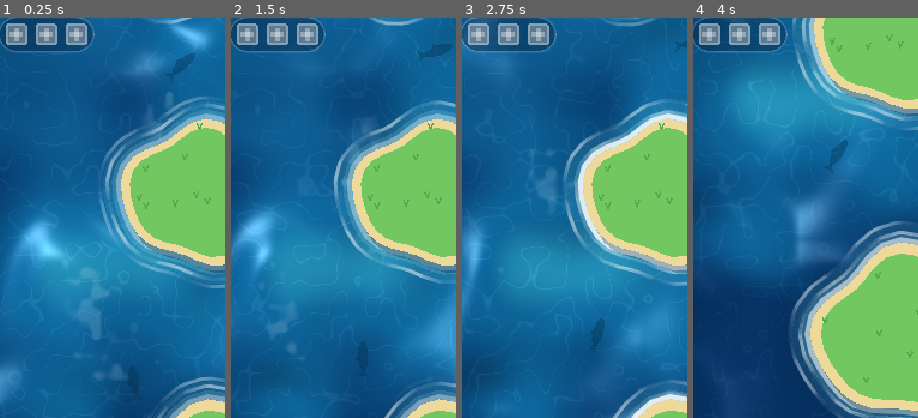
Above: before the commit, frames 1-4 (left to right).
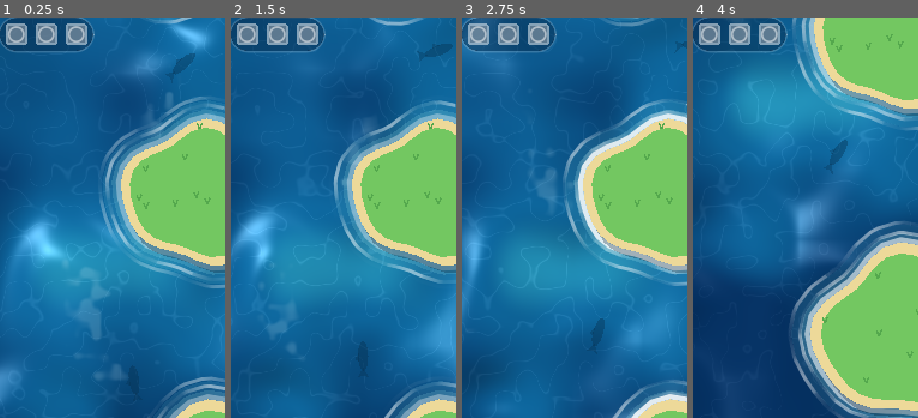
Above: after the commit, the same moments.

Repository: msagimbekov/ggjumps
Game: Godot game, scene res://scenes/main.tscn
Same seed, same stepped clock (60 frames per second), same inputs: the game is played once before the commit and once after it.
Inputs (mouse positions are % of the whole screen's width and height, from its top left):
- Up to frame 1 (0.25 s): no input
- Up to frame 2 (1.5 s): move the mouse to (72, 45) at 0.52 s; click (72, 45) at 0.67 s; drag from (30, 55) to (45, 70) at 1.27 s
- Up to frame 3 (2.75 s): move the mouse to (60, 28) at 2.02 s; click (60, 28) at 2.17 s
- Up to frame 4 (4 s): drag from (45, 70) to (20, 35) at 2.77 s; move the mouse to (80, 65) at 3.52 s; click (80, 65) at 3.67 s
The pictures show only the part of the screen within x 4-54%, y 11-61%; the shares and areas given below are measured in that part.

The runs differ from the first frame. In frame 1, 0.7% of the frame differs, in the area x 3-38%, y 2-7%; in frame 2, 0.6%; in frame 3, 0.6%; in frame 4, 0.6%.

Commit message:
Life pickup: crate with a mini bubble; bring back the gold radar lens
Co-Authored-By: Claude Sonnet 5.5 <noreply@anthropic.com>

Diff:
--- a/scripts/pickup.gd
+++ b/scripts/pickup.gd
@@ -1,8 +1,7 @@
 class_name Pickup
 extends Node2D
-## A crate sitting on an island. LIFE: a white wooden first-aid crate with a red cross, three of
-## them give a life. RADAR: a dark steel crate with a gold radar on it, switches the landing line on
-## for a while. Collected by settling on it; settling on its island anywhere else makes it vanish.
+## A collectable sitting on an island. LIFE: a white wooden crate holding a small bubble, three of
+## them give a life. RADAR: a gold radar lens, switches the landing line on for a while. Collected by settling on it; settling on its island anywhere else makes it vanish.
 ## Child of its Land, so it rides along on moving islands.
 
 enum Kind { LIFE, RADAR }
@@ -12,10 +11,9 @@
 const COLLECT_TIME := 0.9
 const VANISH_TIME := 0.5
 const HALF := 16.0  # half the crate's side at scale 1
-const RED := Color(0.90, 0.16, 0.20)
+const BUBBLE := Color(0.30, 0.80, 1.0)
 const WOOD := Color(0.55, 0.38, 0.22)
 const CREAM := Color(0.97, 0.94, 0.86)
-const STEEL := Color(0.15, 0.26, 0.37)
 const GOLD := Color(1.0, 0.82, 0.25)
 
 var kind := Kind.LIFE
@@ -39,7 +37,7 @@
 
 
 func _tone() -> Color:
-	return RED if kind == Kind.LIFE else GOLD
+	return BUBBLE if kind == Kind.LIFE else GOLD
 
 
 ## Collected: pops up and fades, with a ring, sparkles and a floating note.
@@ -138,49 +136,48 @@
 	return pulse * smoothstep(0.0, 0.5, left)
 
 
-## One crate, centred on `pos`, about 32 px wide at scale 1. `fill` 0 is a dark empty slot (HUD),
-## 1 the full crate.
+## One pickup, centred on `pos`. LIFE: a white wooden crate holding a small bubble (half the
+## player's size), about 32 px wide at scale 1; `fill` 0 is a dark empty slot (HUD), 1 the full
+## crate. RADAR: the gold radar lens on its own.
 static func draw_box(ci: CanvasItem, pos: Vector2, s: float, k: Kind, fill: float, alpha: float, sweep := 0.0) -> void:
 	if s <= 0.01 or alpha <= 0.0:
 		return
+	if k == Kind.RADAR:
+		draw_lens(ci, pos, s, alpha * fill, sweep)
+		return
 	var h := HALF * s
-	var outer := _rounded(pos, h, 4.0 * s)
-	var inner := _rounded(pos, h - 3.0 * s, 2.5 * s)
-	var edge: Color
-	var face: Color
-	if k == Kind.LIFE:
-		edge = WOOD.lerp(Color(1, 1, 1, 0.5), 1.0 - fill)
-		face = CREAM.lerp(Color(0.0, 0.1, 0.2, 0.3), 1.0 - fill)
-	else:
-		edge = GOLD.lerp(Color(1, 1, 1, 0.5), 1.0 - fill)
-		face = STEEL.lerp(Color(0.0, 0.1, 0.2, 0.3), 1.0 - fill)
+	var edge := WOOD.lerp(Color(1, 1, 1, 0.5), 1.0 - fill)
+	var face := CREAM.lerp(Color(0.0, 0.1, 0.2, 0.3), 1.0 - fill)
 	edge.a *= alpha
 	face.a *= alpha
-	ci.draw_colored_polygon(outer, edge)
-	ci.draw_colored_polygon(inner, face)
-	if k == Kind.LIFE:
-		var plank := Color(WOOD.r, WOOD.g, WOOD.b, 0.28 * fill * alpha)
-		ci.draw_line(pos + Vector2(-h + 4.0 * s, -h * 0.5), pos + Vector2(h - 4.0 * s, -h * 0.5), plank, 1.5 * s)
-		ci.draw_line(pos + Vector2(-h + 4.0 * s, h * 0.5), pos + Vector2(h - 4.0 * s, h * 0.5), plank, 1.5 * s)
-		var cross := Color(RED.r, RED.g, RED.b, alpha).lerp(Color(1, 1, 1, 0.35 * alpha), 1.0 - fill)
-		var arm := 4.0 * s
-		var reach := h * 0.62
-		ci.draw_rect(Rect2(pos + Vector2(-arm, -reach), Vector2(arm * 2.0, reach * 2.0)), cross)
-		ci.draw_rect(Rect2(pos + Vector2(-reach, -arm), Vector2(reach * 2.0, arm * 2.0)), cross)
-	else:
-		for corner: Vector2 in [Vector2(-1, -1), Vector2(1, -1), Vector2(1, 1), Vector2(-1, 1)]:
-			ci.draw_circle(pos + corner * (h - 5.0 * s), 1.6 * s, Color(GOLD.r, GOLD.g, GOLD.b, 0.8 * fill * alpha))
-		draw_lens(ci, pos, 0.55 * s, alpha * fill, sweep)
+	ci.draw_colored_polygon(_rounded(pos, h, 4.0 * s), edge)
+	ci.draw_colored_polygon(_rounded(pos, h - 3.0 * s, 2.5 * s), face)
+	draw_bubble(ci, pos, 11.0 * s, fill, alpha)
 
 
-## The radar image: ring, four ticks, centre dot and a sweeping wedge.
+## A small copy of the player's bubble (same colours); `fill` 0 is just a faint outline.
+static func draw_bubble(ci: CanvasItem, pos: Vector2, r: float, fill: float, alpha: float) -> void:
+	var line := Color(1, 1, 1, 0.5).lerp(Color(0.10, 0.50, 0.80), fill)
+	line.a *= alpha
+	if fill > 0.0:
+		ci.draw_circle(pos, r, Color(0.30, 0.80, 1.0, 0.95 * fill * alpha))
+		ci.draw_circle(pos + Vector2(-0.12, -0.18) * r, r * 0.7, Color(0.62, 0.95, 1.0, 0.5 * fill * alpha))
+		ci.draw_circle(pos + Vector2(-0.32, -0.36) * r, r * 0.25, Color(1, 1, 1, 0.85 * fill * alpha))
+		ci.draw_circle(pos + Vector2(0.22, 0.38) * r, r * 0.11, Color(1, 1, 1, 0.5 * fill * alpha))
+	ci.draw_arc(pos, r, 0.0, TAU, 24, line, maxf(r * 0.09, 1.2), true)
+
+
+## The radar lens: ring, four ticks, centre dot and a sweeping wedge.
 static func draw_lens(ci: CanvasItem, pos: Vector2, s: float, alpha: float, sweep: float) -> void:
 	if s <= 0.01 or alpha <= 0.0:
 		return
+	var dark := Color(0.62, 0.42, 0.05, 0.55 * alpha)
 	var gold := Color(GOLD.r, GOLD.g, GOLD.b, alpha)
-	ci.draw_arc(pos, 13.0 * s, 0.0, TAU, 28, gold, 3.2 * s, true)
+	ci.draw_arc(pos, 13.0 * s, 0.0, TAU, 28, dark, 6.5 * s, true)
+	ci.draw_arc(pos, 13.0 * s, 0.0, TAU, 28, gold, 3.5 * s, true)
 	for i in 4:
 		var d := Vector2.from_angle(i * PI / 2.0)
-		ci.draw_line(pos + d * 15.0 * s, pos + d * 21.0 * s, gold, 3.0 * s, true)
-	ci.draw_circle(pos, 3.2 * s, gold)
-	ci.draw_arc(pos, 7.5 * s, sweep - 1.0, sweep, 8, Color(1, 1, 1, 0.75 * alpha), 4.0 * s)
+		ci.draw_line(pos + d * 16.0 * s, pos + d * 22.0 * s, dark, 6.0 * s, true)
+		ci.draw_line(pos + d * 16.0 * s, pos + d * 22.0 * s, gold, 3.0 * s, true)
+	ci.draw_circle(pos, 3.6 * s, gold)
+	ci.draw_arc(pos, 7.5 * s, sweep - 1.0, sweep, 8, Color(1, 1, 1, 0.7 * alpha), 5.0 * s)
